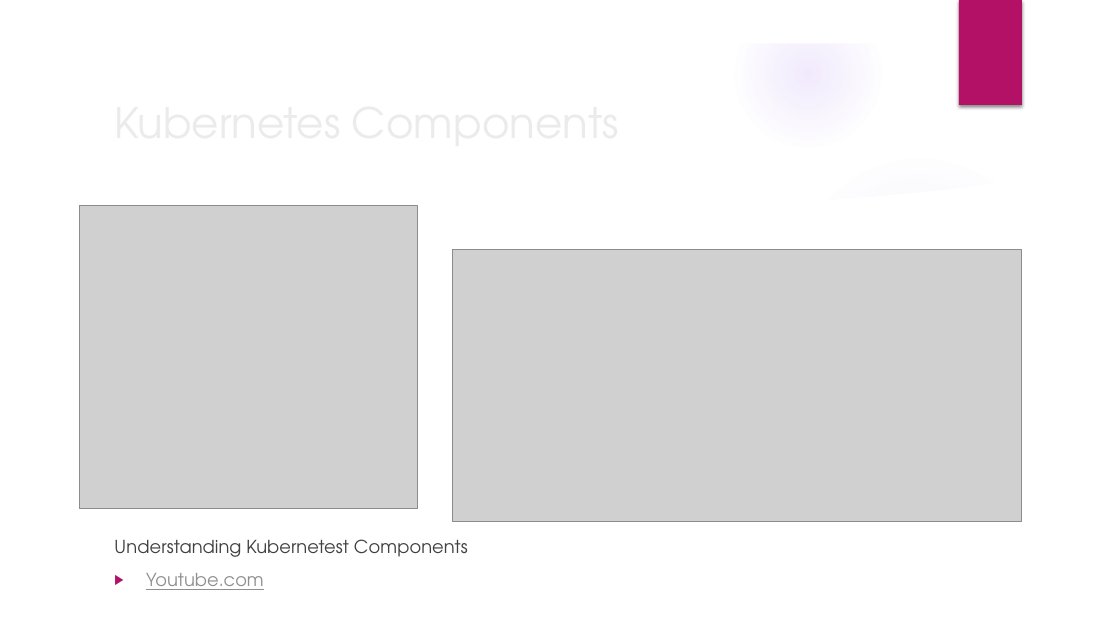
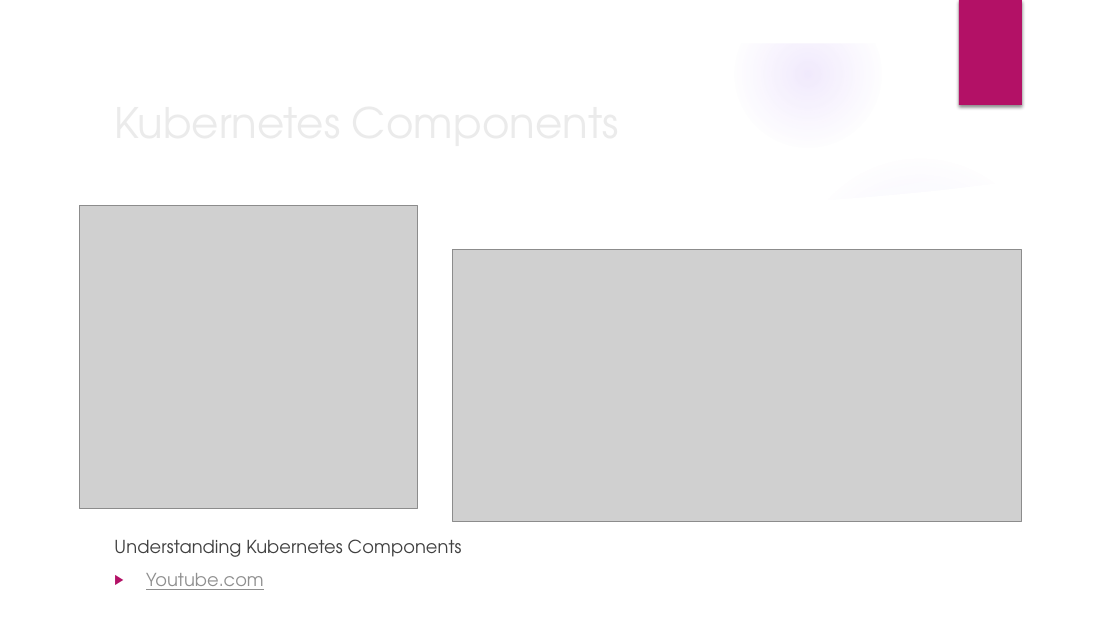
Before and after one commit to chulijimmi/hpa-example, a slide deck: slide 12 of content/Horizontal Pod Scalling.pptx. Drawn at 1120x630 pixels with LibreOffice and Linux fonts; fonts in the diff are those of the drawing; grey boxes stand for pictures; background and template pictures are left out. Boxes give left, top, right and bottom in pixels: in the first picture for what was removed or moved away, otherwise in the second. Text is boxed around its words. In the diff, an @@ line names an element or a change of style, - is before the commit and + after.

Commit message:
fix title and typo

```diff
--- a/content/Horizontal Pod Scalling.pptx
+++ b/content/Horizontal Pod Scalling.pptx
@@ text at bbox=[114, 539, 462, 557]: text changed @@
-Understanding Kubernetest Components
+Understanding Kubernetes Components
```
Also in this commit, not shown: 2 other slides changed.
